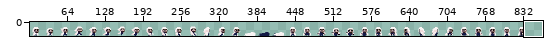
Edited in one commit: sprite sheet (Assets/Sprites/Characters/forsen2.png). Above: a wide view before the commit, with the close-up outlined.
Close-up. Before the edit:
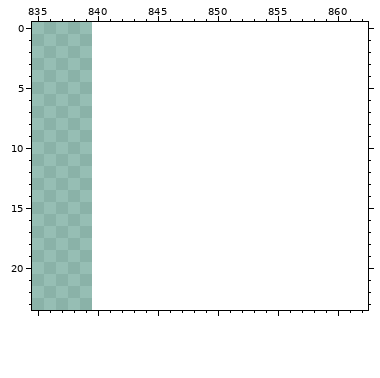
The file is 840x24 pixels. Shown: x 835..862, y 0..23. The old version is drawn lined up with the new one, on the new canvas. The wide view leaves out empty margins. The commit also changed other parts of the picture, which this record leaves out.
After:
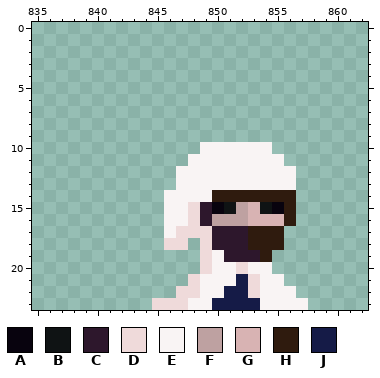
Palette (. is transparent): A #08030e  B #0f1314  C #2d172c  D #efdada  E #f9f4f4  F #bea1a1  G #d8b3b3  H #2f1b0e  J #151b47
The exact change:
canvas 840x24 -> 864x24
y 10: x 849..854 ...... -> EEEEEE
y 11: x 848..855 ........ -> EEEEEEEE
y 12..13: x 847..856 .......... -> EEEEEEEEEE
y 14: x 846..856 ........... -> EEEEHHHHHHH
y 15: x 846..856 ........... -> EEDCABFGBAH
y 16: x 846..856 ........... -> EEDCFFFGGGH
y 17: x 846..855 .......... -> EDDDCCCHHH
y 18: x 846..847 .. -> DD; x 849..855 ....... -> DCCCHHH
y 19: x 849..854 ...... -> DECCCH
y 20: x 849..854 ...... -> DEEDEE
y 21: x 848..855 ........ -> DEEEJDEE
y 22: x 847..856 .......... -> DDEEJJDEEE
y 23: x 845..857 ............. -> DDDEEJJJJEEEE
